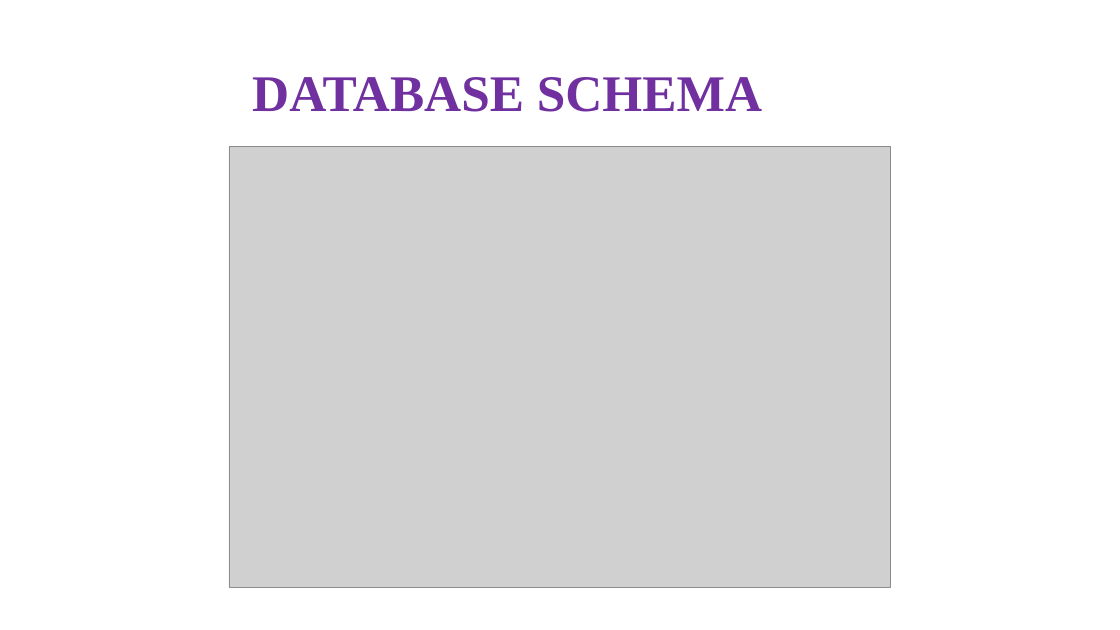
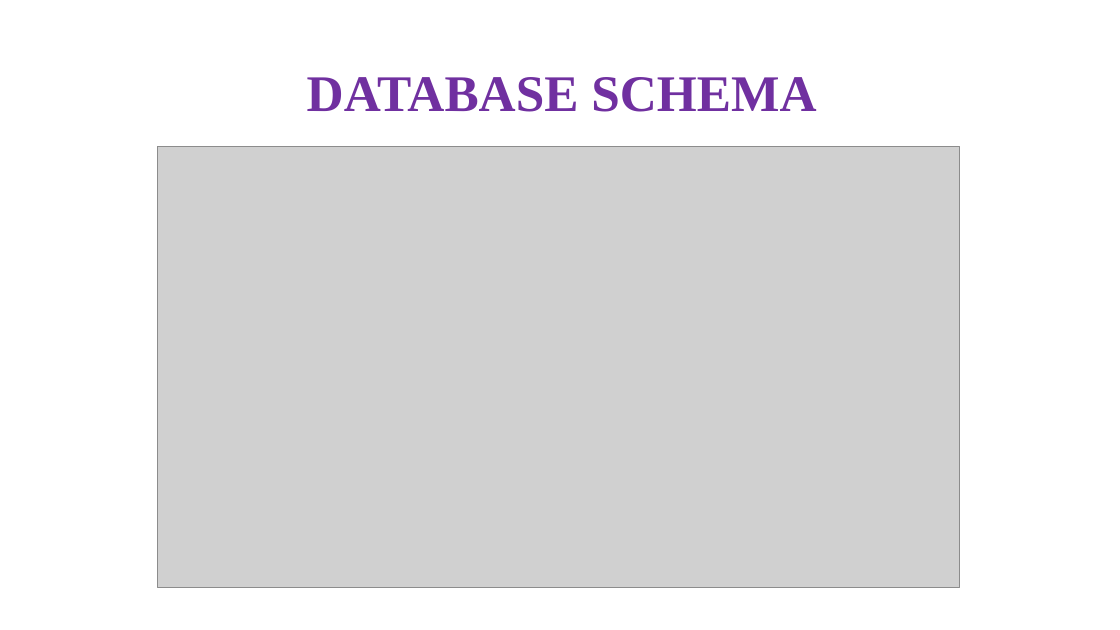
Before and after one commit to shreyas0499/Social-Media-Project, a slide deck: slide 5 of Shreyas META SQL Project.pptx. Drawn at 1120x630 pixels with LibreOffice and Linux fonts; fonts in the diff are those of the drawing; grey boxes stand for pictures. Boxes give left, top, right and bottom in pixels: in the first picture for what was removed or moved away, otherwise in the second. Text is boxed around its words. In the diff, an @@ line names an element or a change of style, - is before the commit and + after.

```diff
--- a/Shreyas META SQL Project.pptx
+++ b/Shreyas META SQL Project.pptx
@@ title "DATABASE SCHEMA" moved from (x1=252, y1=77, x2=762, y2=112) to (x1=307, y1=77, x2=816, y2=112) @@
@@ picture resized from (x1=229, y1=146, x2=891, y2=587) to (x1=157, y1=146, x2=960, y2=587) @@
```
Also in this commit, not shown: 8 other slides changed, 1 other file.
